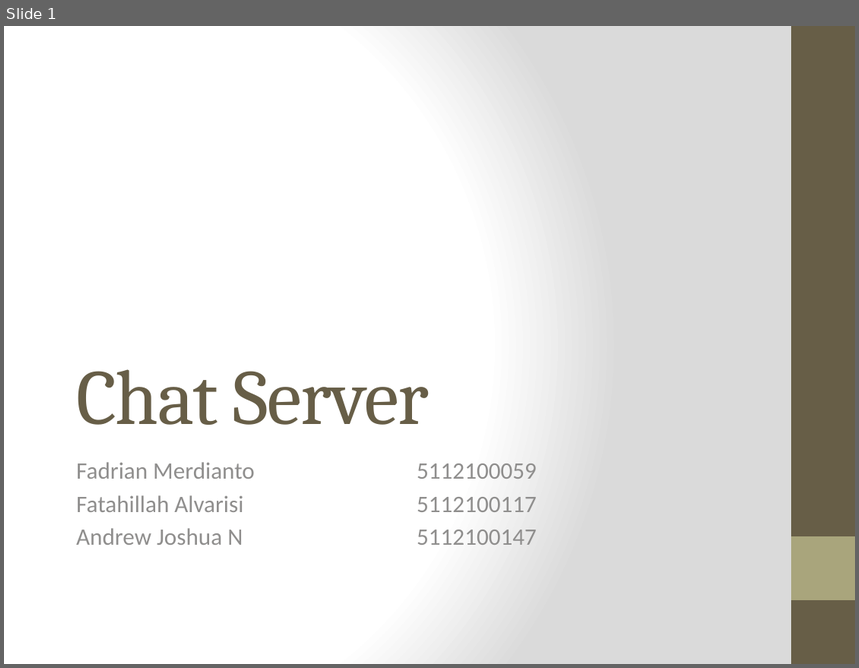
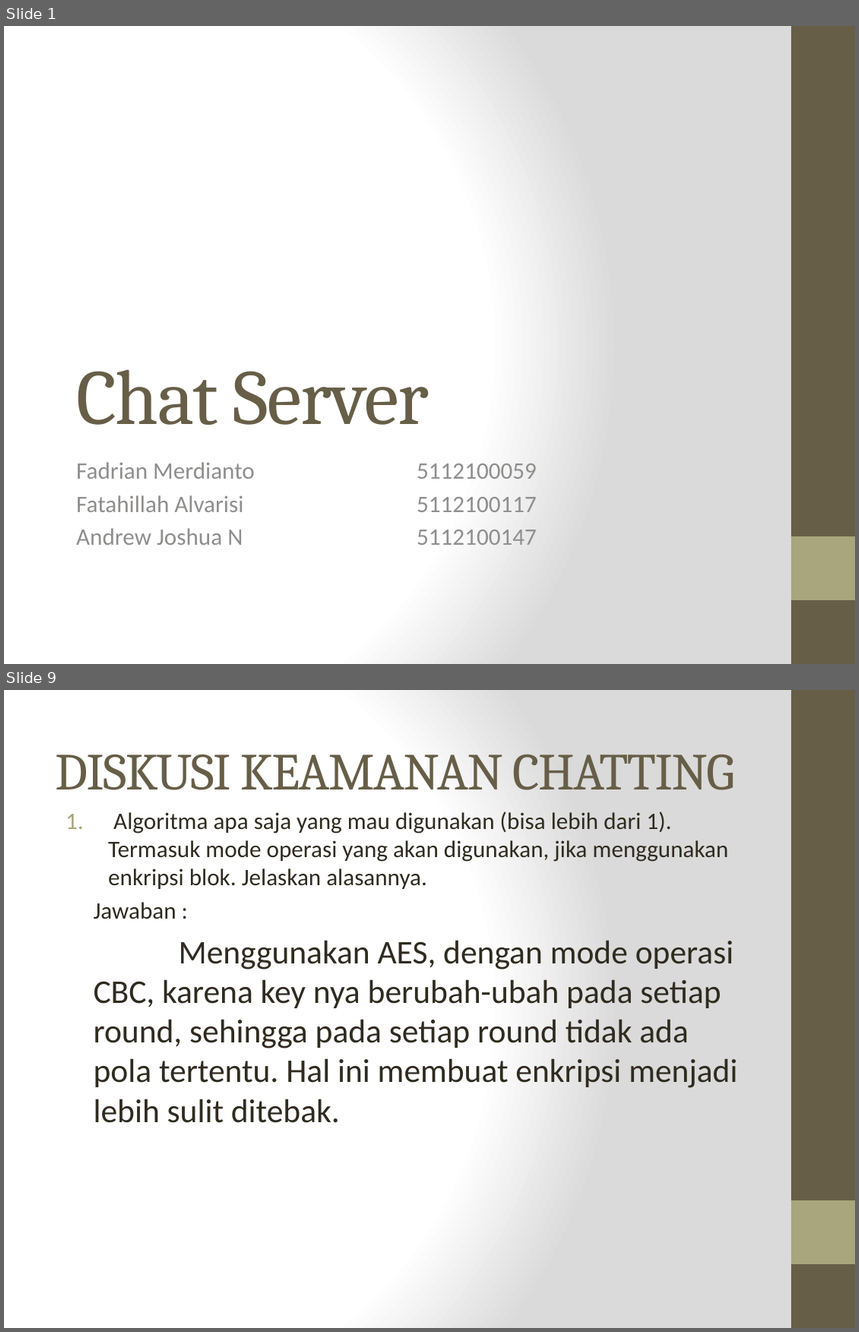
Before and after one commit to alvarisi/KIJ-chat, a slide deck: Presentasi.pptx. Shown one above the other, each under a label of ours: slide 1 before the commit, slides 1 and 9 after it; the slides between them are not shown. The pictures are 859x668 and 859x1332 pixels, drawn with LibreOffice and Linux fonts; fonts in the diff are those of the drawing. Boxes give left, top, right and bottom in pixels: in the first picture for what was removed or moved away, otherwise in the second. Text is boxed around its words. In the diff, an @@ line names an element or a change of style, - is before the commit and + after.

```diff
--- a/Presentasi.pptx
+++ b/Presentasi.pptx
@@ slide 9 added at (x1=4, y1=690, x2=855, y2=1328), background gradient #FFFFFF to #DADADA; not listed: 2 template elements that a slide beside it also shows @@
@@ title added at (x1=55, y1=754, x2=734, y2=790), 44 pt, text #675E47 @@
+DISKUSI KEAMANAN CHATTING
@@ text added at (x1=94, y1=812, x2=737, y2=1123), 28 pt, text #2F2B20 @@
+1. Algoritma apa saja yang mau digunakan (bisa lebih dari 1). Termasuk mode operasi yang akan digunakan, jika menggunakan enkripsi blok. Jelaskan alasannya.
+  Jawaban :
+  Menggunakan AES, dengan mode operasi CBC, karena key nya berubah-ubah pada setiap round, sehingga pada setiap round tidak ada pola tertentu. Hal ini membuat enkripsi menjadi lebih sulit ditebak.
```
Also in this commit, not shown: 6 slides changed, 2 other slides added.
